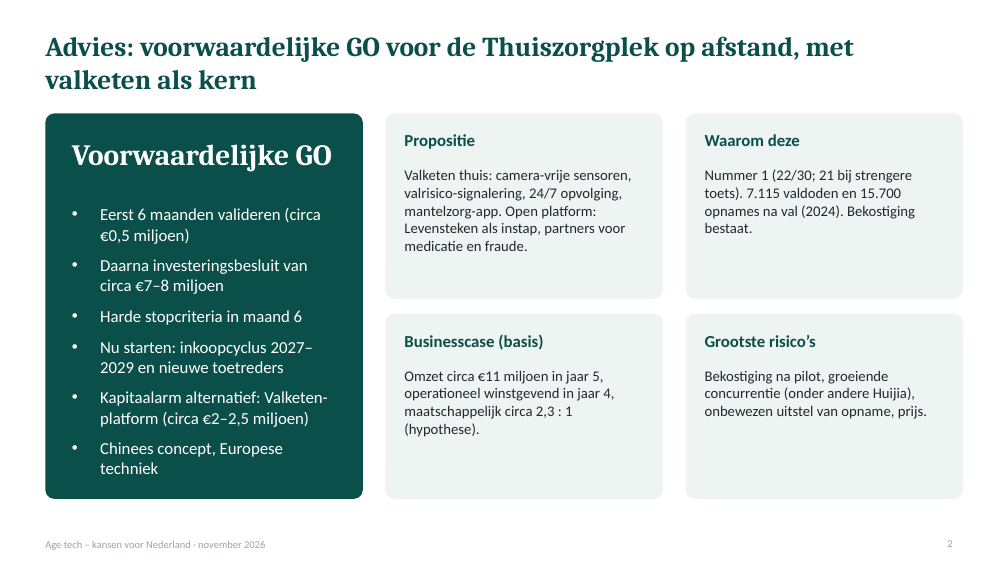
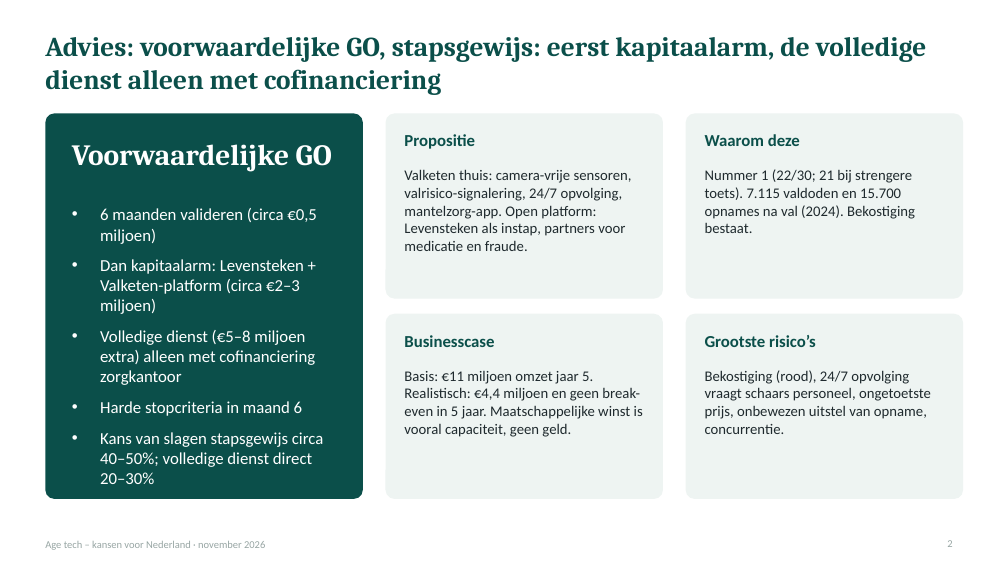
Before and after one commit to robruijn/Four-Seasons-Rome-2026, a slide deck: slide 2 of AgeTech_kansen_Nederland.pptx. Drawn at 1008x567 pixels with LibreOffice and Linux fonts; fonts in the diff are those of the drawing. Boxes give left, top, right and bottom in pixels: in the first picture for what was removed or moved away, otherwise in the second. Text is boxed around its words. In the diff, an @@ line names an element or a change of style, - is before the commit and + after.

```diff
--- a/AgeTech_kansen_Nederland.pptx
+++ b/AgeTech_kansen_Nederland.pptx
@@ title at <box>45,37,926,95</box>: text changed @@
-Advies: voorwaardelijke GO voor de Thuiszorgplek op afstand, met valketen als kern
+Advies: voorwaardelijke GO, stapsgewijs: eerst kapitaalarm, de volledige dienst alleen met cofinanciering
@@ text at <box>100,208,317,385</box>: text changed @@
-• Eerst 6 maanden valideren (circa €0,5 miljoen)
-• Daarna investeringsbesluit van circa €7–8 miljoen
+• 6 maanden valideren (circa €0,5 miljoen)
+• Dan kapitaalarm: Levensteken + Valketen-platform (circa €2–3 miljoen)
+• Volledige dienst (€5–8 miljoen extra) alleen met cofinanciering zorgkantoor
@@ text at <box>404,335,494,347</box>: text changed @@
-Businesscase (basis)
+Businesscase
@@ text at <box>404,371,643,437</box>: text changed @@
-Omzet circa €11 miljoen in jaar 5, operationeel winstgevend in jaar 4, maatschappelijk circa 2,3 : 1 (hypothese).
+Basis: €11 miljoen omzet jaar 5. Realistisch: €4,4 miljoen en geen break-even in 5 jaar. Maatschappelijke winst is vooral capaciteit, geen geld.
@@ text at <box>705,370,931,434</box>: text changed @@
-Bekostiging na pilot, groeiende concurrentie (onder andere Huijia), onbewezen uitstel van opname, prijs.
+Bekostiging (rood), 24/7 opvolging vraagt schaars personeel, ongetoetste prijs, onbewezen uitstel van opname, concurrentie.
@@ text at <box>100,432,323,467</box>: text changed @@
-• Nu starten: inkoopcyclus 2027–2029 en nieuwe toetreders
-• Kapitaalarm alternatief: Valketen-platform (circa €2–2,5 miljoen)
-• Chinees concept, Europese techniek
+• Kans van slagen stapsgewijs circa 40–50%; volledige dienst direct 20–30%
```
Also in this commit, not shown: 6 other slides changed, 3 slides added.
